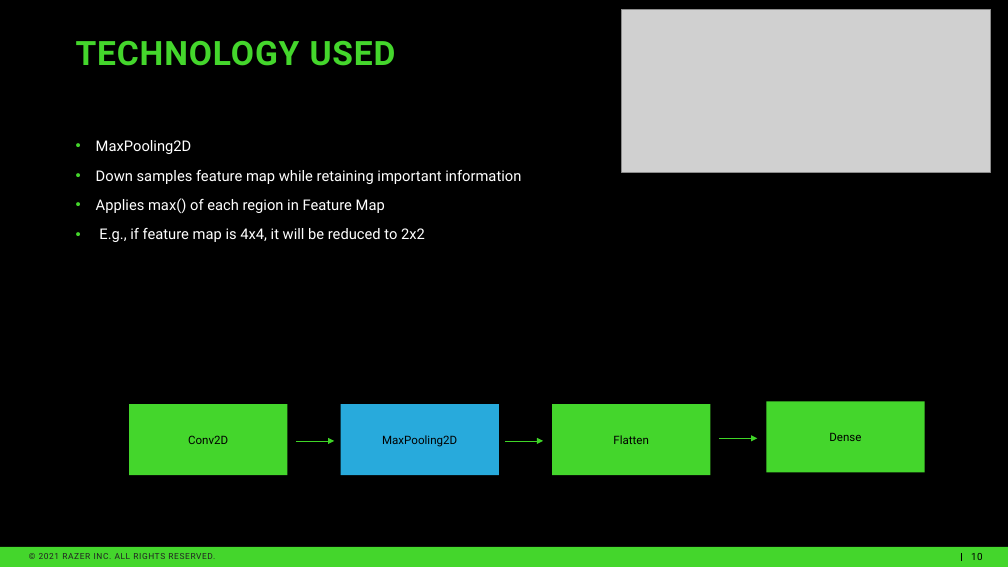
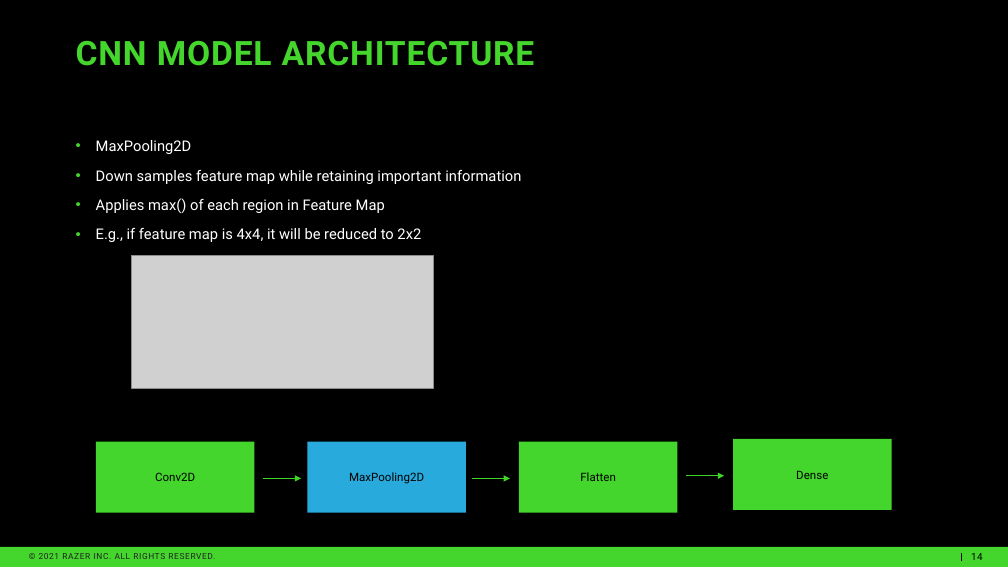
Before and after one commit to rommelsim/Capstone-Revised, a slide deck: slide 14 of Revised Capstone Presentation.pptx (slide 10 before the commit). Drawn at 1008x567 pixels with LibreOffice and Linux fonts; fonts in the diff are those of the drawing; grey boxes stand for pictures; background and template pictures are left out. Boxes give left, top, right and bottom in pixels: in the first picture for what was removed or moved away, otherwise in the second. Text is boxed around its words. In the diff, an @@ line names an element or a change of style, - is before the commit and + after.

```diff
--- a/Revised Capstone Presentation.pptx
+++ b/Revised Capstone Presentation.pptx
@@ title at (76,40,535,66): text changed @@
-TECHNOLOGY USED
+CNN MODEL ARCHITECTURE
@@ picture: place and size @@
-picture at (622,10,991,172)
+picture at (132,256,433,389)
@@ rectangle "Dense": place and size @@
-rectangle "Dense" at (767,402,926,473)
+rectangle "Dense" at (734,439,892,510)
@@ 3 rectangles, 1 arrow: place and size @@
-3 rectangles, 1 arrow at (129,404,711,475)
+3 rectangles, 1 arrow at (96,442,678,513)
@@ arrow moved from (505, 441) - (543, 441) to (473, 479) - (510, 479) @@
@@ arrow moved from (720, 439) - (758, 439) to (687, 476) - (724, 476) @@
@@ page number at (971,553,983,560): text changed @@
-10
+14
```
Also in this commit, not shown: 12 other slides changed, 4 slides added, 9 other files.
